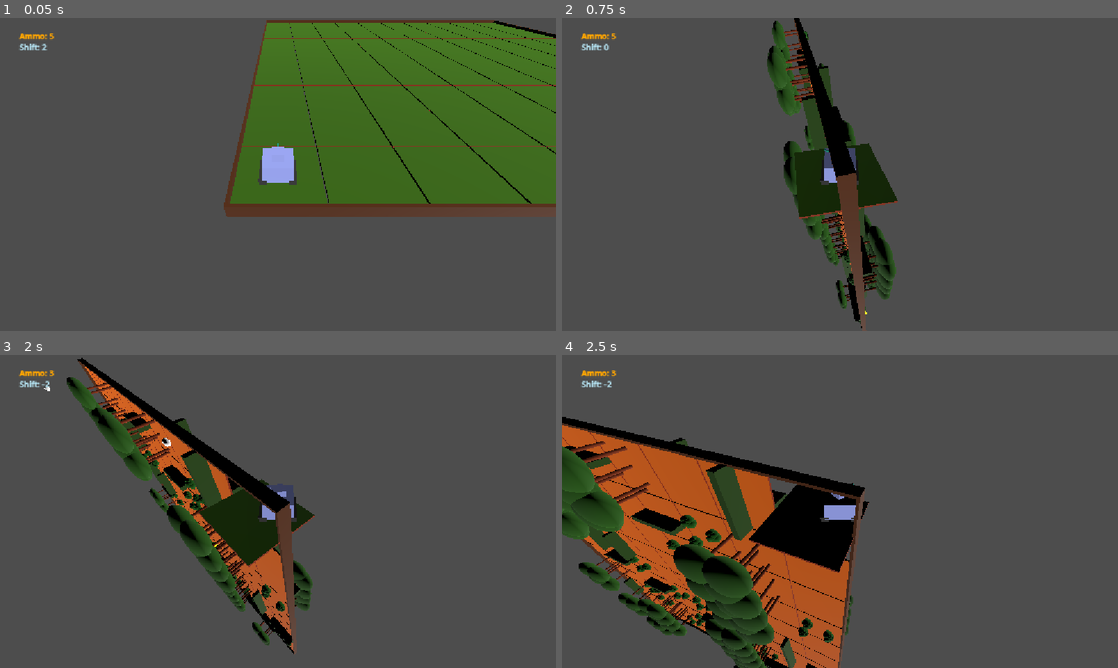
Above: before the commit, frames 1-4 (two rows, left to right).
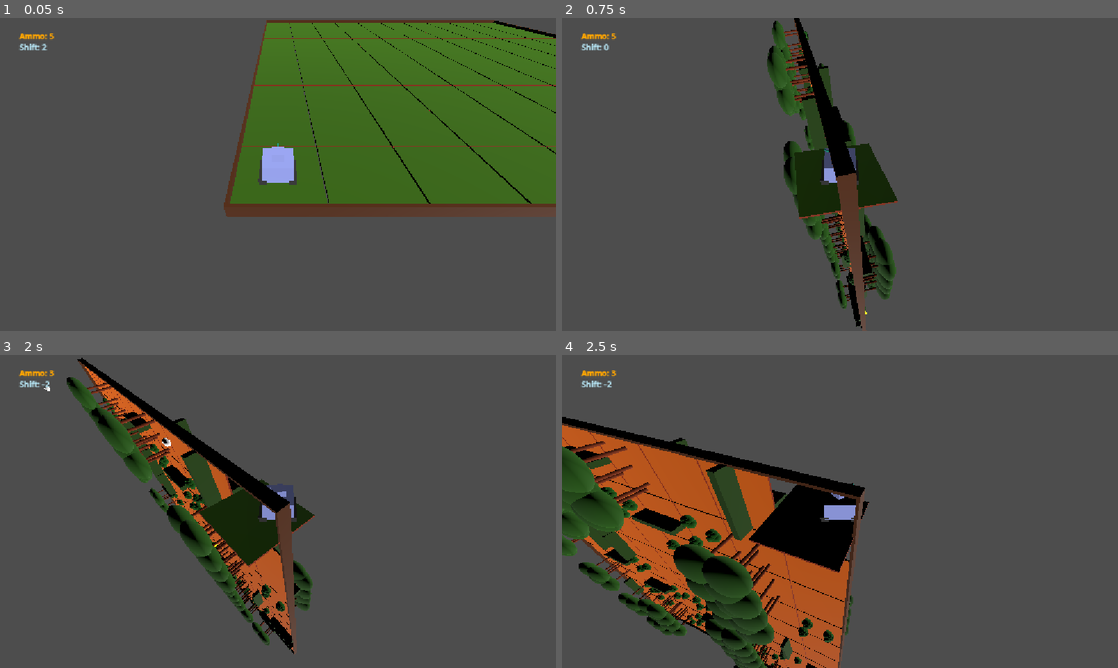
Above: after the commit, the same moments.

Repository: Grihgrix/Tank_Shift
Game: Godot game, scene res://Game scenes/Main_game_scene.tscn
Same seed, same stepped clock (60 frames per second), same inputs: the game is played once before the commit and once after it.
Inputs (mouse positions are in pixels of both pictures, inside the frame that each line leads up to):
- Up to frame 1 (0.05 s): no input
- Up to frame 2 (0.75 s): tap Enter (ui_accept) at 0.5 s; move the mouse to (617, 55) at 0.52 s; hold Right (ui_right) from 0.53 s (still down); right-click (617, 55) at 0.6 s; click (617, 55) at 0.67 s
- Up to frame 3 (2 s): tap Enter (ui_accept) at 0.77, 1.52 s; move the mouse to (166, 527) at 1.27 s; release Right (ui_right) at 1.28 s; hold Down (ui_down) from 1.28 s (still down); click (166, 527) at 1.35 s
- Up to frame 4 (2.5 s): move the mouse to (895, 442) at 2.02 s; release Down (ui_down) at 2.03 s; hold Right (ui_right) from 2.03 s (still down); right-click (895, 442) at 2.1 s

Frame 1 is identical in both runs. In frame 2, 0.3% of the frame differs, in the area x 40-54%, y 8-99%; in frame 3, 0.4%; in frame 4, 0.5%, in the area x 0-44%, y 42-100%.

Commit message:
Remove obsolete plain enforcer
This used to make the downside have more plains than the upside, but no longer relevant now that 1/3 tile is then replaced by plains

Diff:
--- a/Game scenes/Terrain scenes/terrain_tile.gd
+++ b/Game scenes/Terrain scenes/terrain_tile.gd
@@ -51,7 +51,7 @@
 	# Only expception for plains (0)
 	var landscape_filtered_array:Array
 	for key in landscapes_array:
-		if key != upside_landscape_key or key == 0:
+		if key != upside_landscape_key:
 			landscape_filtered_array.append(key)
 
 	# Pick a downside landscape
